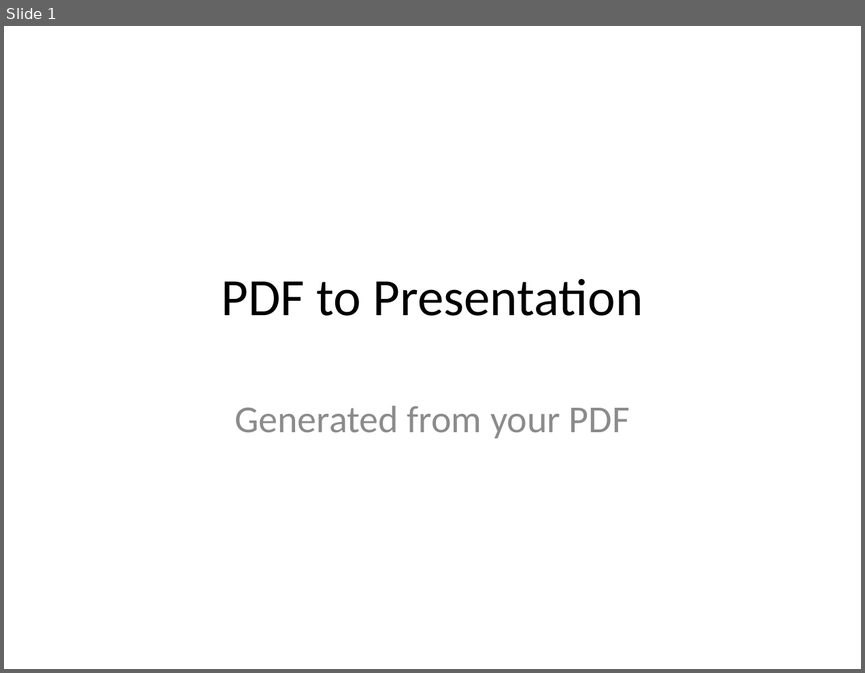
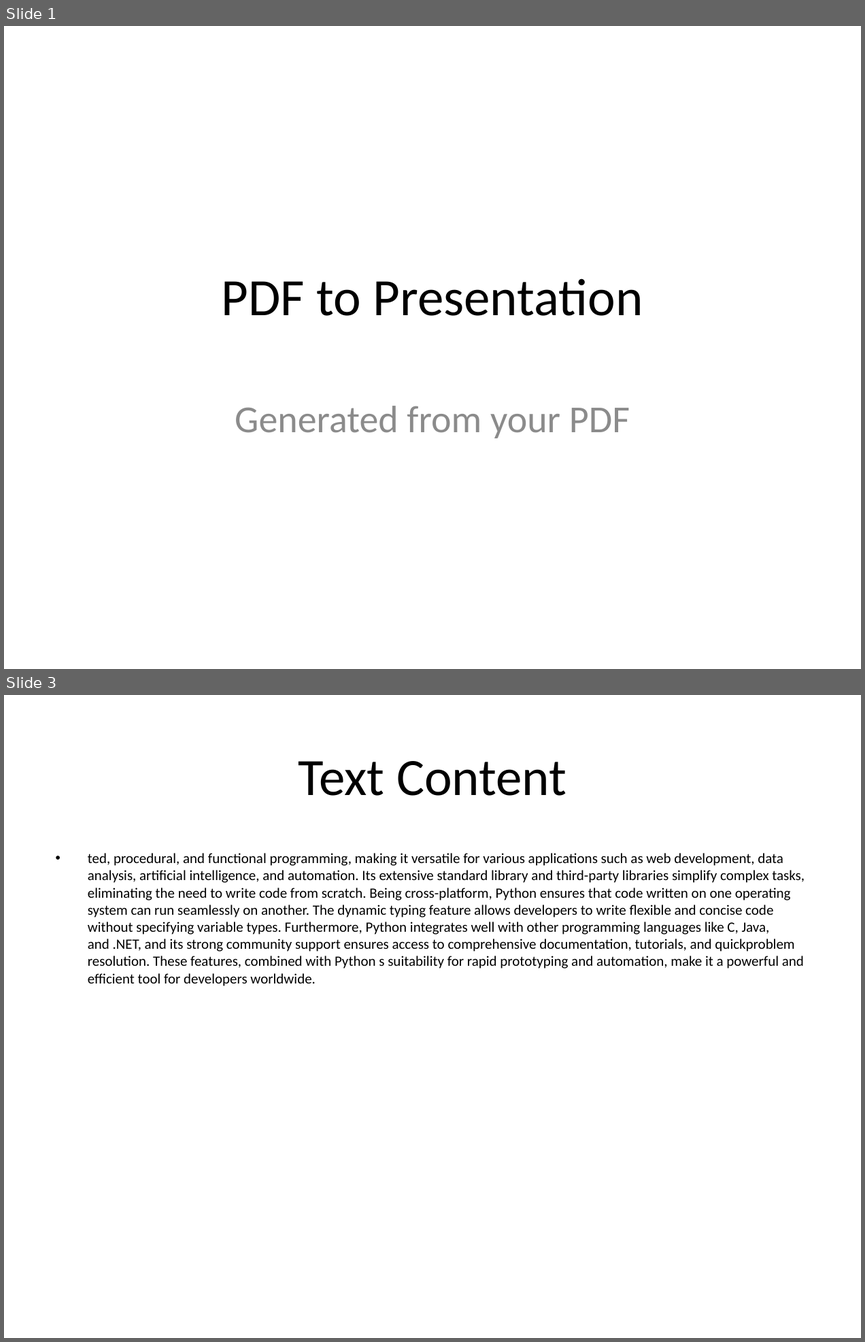
Before and after one commit to arigelasriharsha/pdfprocessor, a slide deck: outputs/pdf_presentation.pptx. Shown one above the other, each under a label of ours: slide 1 before the commit, slides 1 and 3 after it; the slides between them are not shown. The pictures are 865x673 and 865x1342 pixels, drawn with LibreOffice and Linux fonts; fonts in the diff are those of the drawing. Boxes give left, top, right and bottom in pixels: in the first picture for what was removed or moved away, otherwise in the second. Text is boxed around its words. In the diff, an @@ line names an element or a change of style, - is before the commit and + after.

```diff
--- a/outputs/pdf_presentation.pptx
+++ b/outputs/pdf_presentation.pptx
@@ slide 3 added at (x1=4, y1=695, x2=861, y2=1338), background #FFFFFF @@
@@ title added at (x1=298, y1=761, x2=566, y2=796), 44 pt, text #000000 @@
+Text Content
@@ text added at (x1=88, y1=853, x2=804, y2=986), 12 pt, text #000000 @@
+• ted, procedural, and functional programming, making it versatile for various applications such as web development, data analysis, artificial intelligence, and automation. Its extensive standard library and third-party libraries simplify complex tasks, eliminating the need to write code from scratch. Being cross-platform, Python ensures that code written on one operating system can run seamlessly on another. The dynamic typing feature allows developers to write flexible and concise code without specifying variable types. Furthermore, Python integrates well with other programming languages like C, Java, and .NET, and its strong community support ensures access to comprehensive documentation, tutorials, and quickproblem resolution. These features, combined with Python s suitability for rapid prototyping and automation, make it a powerful and efficient tool for developers worldwide.
```
Also in this commit, not shown: 2 other slides added, 1 slide removed, 10 other files.
